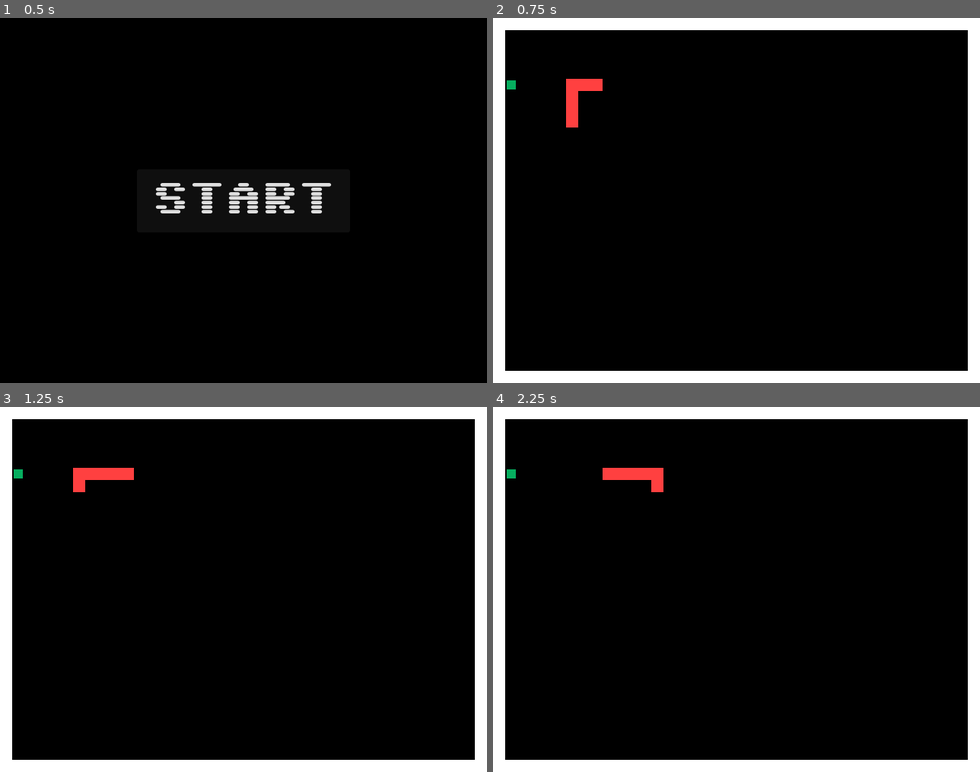
Above: before the commit, frames 1-4 (two rows, left to right).
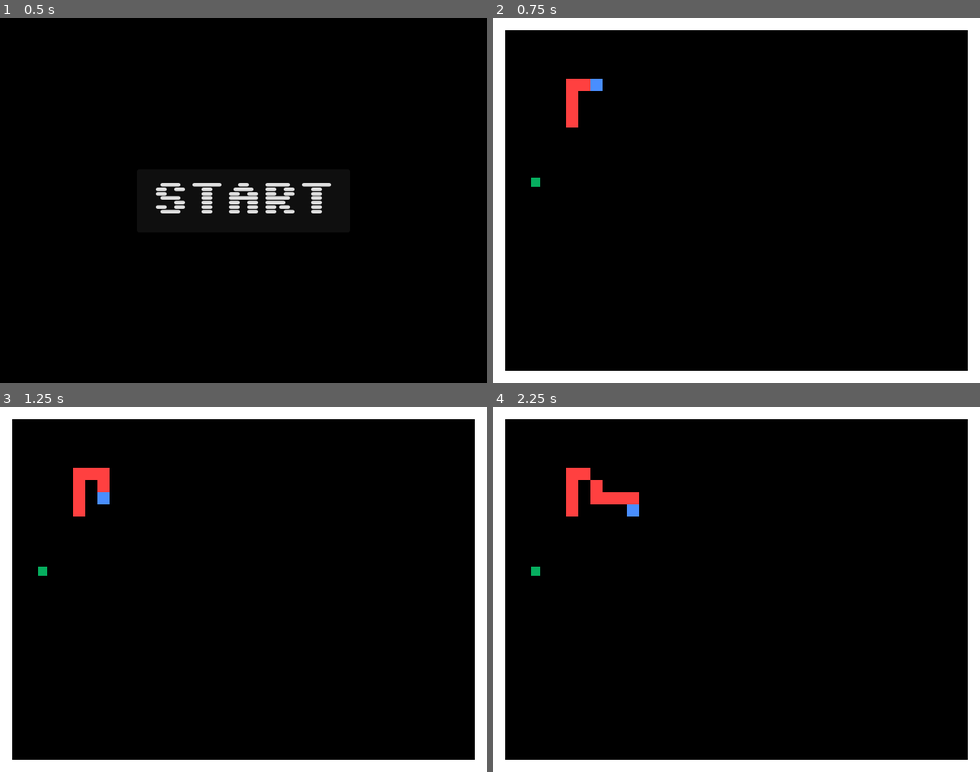
Above: after the commit, the same moments.

Repository: mkacik/godot-snek
Game: Godot game, scene res://scenes/main.tscn
The game is run twice, just before and just after one commit, with the same random seed, the same clock (stepped at 60 frames per second) and the same inputs.
Inputs:
- Up to frame 1 (0.5 s): no input
- Up to frame 2 (0.75 s): click "START" at 0.5 s
- Up to frame 3 (1.25 s): no input
- Up to frame 4 (2.25 s): hold Right (move_right) 1.28-2.03 s; hold Down (move_down) from 2.03 s (still down)

Frame 1 is identical in both runs. In frame 2, 0.2% of the frame differs, in the area x 2-23%, y 16-47%; in frame 3, 0.6%; in frame 4, 1.5%, in the area x 2-35%, y 16-47%.

Commit message:
Another halfway commit

Diff:
--- a/lib/common.gd
+++ b/lib/common.gd
@@ -1,4 +1,6 @@
 extends Node
+
+const MOVE_ANIMATION_SPEED = 100
 
 static func clamped(pos: Vector2, a: Vector2, b: Vector2) -> Vector2:
     var min_pos = Vector2.ZERO
--- a/scenes/level.gd
+++ b/scenes/level.gd
@@ -1,4 +1,6 @@
 extends Node2D
+
+signal game_over
 
 @export var wall_scene: PackedScene
 @export var tail_scene: PackedScene
@@ -8,39 +10,90 @@
 var grid_size: Vector2
 var cells: Cells
 
+# All relevant positions that need tracking, all expressed as grid cell.
+# Storing them in Level class allows for making moving child nodes cell-size
+# agnostic
+var next_direction
+
+var player_cell
+var player_target_cell
+var tail_end_cell
+var tail_end_target_cell
+var tail_segments = []
+
 func _ready() -> void:
     grid_size = get_viewport_rect().size / cell_size
     cells = Cells.new(grid_size)
 
-func add_wall(grid_cell: Vector2):
+func _process(delta: float):
+    if Input.is_action_pressed("move_right"):
+        if $Player.is_move_allowed(Vector2.RIGHT):
+            next_direction = Vector2.RIGHT
+    elif Input.is_action_pressed("move_left"):
+        if $Player.is_move_allowed(Vector2.LEFT):
+            next_direction = Vector2.LEFT
+    elif Input.is_action_pressed("move_down"):
+        if $Player.is_move_allowed(Vector2.DOWN):
+            next_direction = Vector2.DOWN
+    elif Input.is_action_pressed("move_up"):
+        if $Player.is_move_allowed(Vector2.UP):
+            next_direction = Vector2.UP
+
+func spawn_wall(cell: Vector2):
     var wall = wall_scene.instantiate()
-    wall.position = grid_cell * cell_size
+    wall.position = cell * cell_size
     add_child(wall)
-    cells.mark_occupied(grid_cell)
+    cells.mark_occupied(cell)
 
-func position_walls() -> void:
+func spawn_walls() -> void:
     for x in range(0, grid_size.x):
         # only top and bottom rows
         for y in [0, grid_size.y - 1]:
-            print(x, "-", y)
-            add_wall(Vector2(x, y))
+            spawn_wall(Vector2(x, y))
 
     # skipping first and last rows because they were covered by loop above
     for y in range(1, grid_size.y - 1):
         for x in [0, grid_size.x - 1]:
-            add_wall(Vector2(x, y))
+            spawn_wall(Vector2(x, y))
+
+func spawn_apple() -> void:
+    # no need to mark previous cell free: this function is only called on start
+    # and when apple is eaten. In latter case, that means snake head is now
+    # occupying the position
+    var cell = cells.get_random_free_cell()
+    $Apple.position = cell * cell_size
+    cells.mark_occupied(cell)
+
+func spawn_tail_segment(cell: Vector2):
+    var tail_segment = tail_scene.instantiate()
+    tail_segment.name = "TailBody" + str(tail_segments.size())
+    tail_segment.position = cell * cell_size
+    tail_segments.push_back(tail_segment)
+    add_child(tail_segment)
+    cells.mark_occupied(cell)
+
+func spawn_player(cell: Vector2):
+    player_cell = cell
+    $Player.start(cell * cell_size)
+    cells.mark_occupied(cell)
+
+func spawn_snake():
+    var cell = Vector2(8, 5)
+    spawn_player(cell)
+
+    for direction in [Vector2.LEFT, Vector2.LEFT, Vector2.DOWN, Vector2.DOWN, Vector2.DOWN]:
+        cell += direction
+        spawn_tail_segment(cell)
+
+    # finally, pick starting direction
+    next_direction = [Vector2.DOWN, Vector2.LEFT, Vector2.UP].pick_random()
 
 func start() -> void:
     cells.initialize()
-    position_walls()
+    spawn_snake()
+    spawn_walls()
     spawn_apple()
     show()
-
-func spawn_apple() -> void:
-    # for now just reposition the single Apple that is child of this scene.
-    var cell = cells.get_random_free_cell()
-    $Apple.position = cell * cell_size
-    cells.mark_occupied(cell)
 
 func mark_grid_cell_occupied(cell: Vector2) -> void:
     cells.mark_occupied(cell)
@@ -50,6 +103,24 @@
 
 func get_random_unoccupied_grid_cell() -> Vector2:
     return cells.get_random_free_cell()
+
+func tick() -> void:
+    player_target_cell = player_cell + next_direction
+    print(player_target_cell)
+    $Player.move(player_target_cell * cell_size)
+    cells.mark_occupied(player_target_cell)
+
+
+func _on_player_finished_moving() -> void:
+     player_cell = player_target_cell
+
+func _on_move_timer_timeout() -> void:
+    pass # Replace with function body.
+
+func _on_player_wall_hit() -> void:
+    # timer stop
+    hide()
+    game_over.emit()
 
 
 # This class is used to keep track of free cells to spawn the apples on. When
--- a/scenes/level.tscn
+++ b/scenes/level.tscn
@@ -1,11 +1,13 @@
-[gd_scene load_steps=5 format=3 uid="uid://02oxhj8djhwr"]
+[gd_scene load_steps=6 format=3 uid="uid://02oxhj8djhwr"]
 
 [ext_resource type="Script" path="res://scenes/level.gd" id="1_tjnu4"]
 [ext_resource type="PackedScene" uid="uid://kdaaygddkmlt" path="res://scenes/wall.tscn" id="2_arvb6"]
 [ext_resource type="PackedScene" uid="uid://b7xulcvavdwjv" path="res://scenes/apple.tscn" id="3_6tv26"]
 [ext_resource type="PackedScene" uid="uid://cy37563fghig2" path="res://scenes/tail.tscn" id="3_ki6ss"]
+[ext_resource type="PackedScene" uid="uid://crojdhwqcostg" path="res://scenes/player.tscn" id="3_rgire"]
 
 [node name="Level" type="Node2D"]
+visible = false
 script = ExtResource("1_tjnu4")
 wall_scene = ExtResource("2_arvb6")
 tail_scene = ExtResource("3_ki6ss")
@@ -13,3 +15,12 @@
 
 [node name="Apple" parent="." instance=ExtResource("3_6tv26")]
 visible = true
+
+[node name="Player" parent="." instance=ExtResource("3_rgire")]
+
+[node name="MoveTimer" type="Timer" parent="."]
+
+[connection signal="apple_eaten" from="Player" to="." method="spawn_apple"]
+[connection signal="finished_moving" from="Player" to="." method="_on_player_finished_moving"]
+[connection signal="wall_hit" from="Player" to="." method="_on_player_wall_hit"]
+[connection signal="timeout" from="MoveTimer" to="." method="_on_move_timer_timeout"]
--- a/scenes/main.gd
+++ b/scenes/main.gd
@@ -24,15 +24,13 @@
     $Level.start()
 
     var grid_position: Vector2 = Vector2(8, 5)
-    $Player.start(grid_position * cell_size)
-    $Level.mark_grid_cell_occupied(grid_position)
-
     for direction in [Vector2.LEFT, Vector2.LEFT, Vector2.DOWN, Vector2.DOWN, Vector2.DOWN]:
         grid_position = grid_position + direction
         add_tail_segment(grid_position)
         $Level.mark_grid_cell_occupied(grid_position)
 
     $TailEnd.start(grid_position * cell_size)
+
     previous_tail_position = grid_position
 
     $MoveTimer.start()
@@ -41,7 +39,6 @@
     $MoveTimer.stop()
 
     $Level.hide()
-    $Player.hide()
     $TailEnd.hide()
 
     tail_segments.clear()
@@ -50,10 +47,8 @@
     $HUD.show_game_over_message()
 
 func tick() -> void:
-    # TODO: when tail leaves a cell completely it should be marked
-    # as unoccupied
 
-    var player_grid_position = $Player.position / cell_size
+    var player_grid_position = $Level/Player.position / cell_size
 
     # pick the last tail segment
     # disable it's collisions so it does not interfere with the player
@@ -68,23 +63,18 @@
     segment_to_move.deferred_disable_collisions()
     segment_to_move.set_deferred("position", player_grid_position * cell_size)
 
-    $Player.call_deferred("move")
-
     previous_tail_position = $TailEnd.position / cell_size
     $TailEnd.move(new_tail_end_target_position)
 
-    # mark player's target position as occupied
-    var new_player_target_grid_position = $Player.target_position / cell_size
-    $Level.mark_grid_cell_occupied(new_player_target_grid_position)
-
 func free_up_previous_tail_position() -> void:
     # only if player is not moving into there in the meantime
-    var player_target_grid_position = $Player.target_position / cell_size
+    var player_target_grid_position = $Level/Player.target_position / cell_size
     if previous_tail_position != player_target_grid_position:
         $Level.mark_grid_cell_unoccupied(previous_tail_position)
 
 func _on_move_timer_timeout() -> void:
     tick()
+    $Level.tick()
 
 func apple_eaten() -> void:
     add_tail_segment(tail_segments[-1].position / cell_size)
--- a/scenes/main.tscn
+++ b/scenes/main.tscn
@@ -1,6 +1,5 @@
-[gd_scene load_steps=7 format=3 uid="uid://ci0v6bd3v8irk"]
+[gd_scene load_steps=6 format=3 uid="uid://ci0v6bd3v8irk"]
 
-[ext_resource type="PackedScene" uid="uid://crojdhwqcostg" path="res://scenes/player.tscn" id="1_e3l1q"]
 [ext_resource type="Script" path="res://scenes/main.gd" id="1_pmvye"]
 [ext_resource type="PackedScene" uid="uid://cy37563fghig2" path="res://scenes/tail.tscn" id="2_u8psf"]
 [ext_resource type="PackedScene" uid="uid://bvrxvn86aje38" path="res://scenes/tail_end.tscn" id="3_tr712"]
@@ -11,9 +10,6 @@
 script = ExtResource("1_pmvye")
 tail_scene = ExtResource("2_u8psf")
 
-[node name="MoveTimer" type="Timer" parent="."]
-wait_time = 0.25
-
 [node name="Background" type="ColorRect" parent="."]
 anchors_preset = 15
 anchor_right = 1.0
@@ -22,20 +18,16 @@
 grow_vertical = 2
 color = Color(0, 0, 0, 1)
 
+[node name="MoveTimer" type="Timer" parent="."]
+wait_time = 0.25
+
 [node name="TailEnd" parent="." instance=ExtResource("3_tr712")]
 visible = false
-move_animation_speed = 100
-
-[node name="Player" parent="." instance=ExtResource("1_e3l1q")]
-move_animation_speed = 100
 
 [node name="Level" parent="." instance=ExtResource("4_0euvk")]
-visible = false
 
 [node name="HUD" parent="." instance=ExtResource("3_uv6ks")]
 
 [connection signal="timeout" from="MoveTimer" to="." method="_on_move_timer_timeout"]
 [connection signal="tail_left_previous_cell" from="TailEnd" to="." method="free_up_previous_tail_position"]
-[connection signal="apple_eaten" from="Player" to="." method="apple_eaten"]
-[connection signal="game_over" from="Player" to="." method="game_over"]
 [connection signal="start_game" from="HUD" to="." method="new_game"]
--- a/scenes/player.gd
+++ b/scenes/player.gd
@@ -2,57 +2,43 @@
 
 const Common = preload("res://lib/common.gd")
 
-signal game_over
+signal wall_hit
 signal apple_eaten
+signal finished_moving
 
-@export var cell_size: int = 16
-@export var move_animation_speed: int = 200
+@export var move_animation_speed: int = 100
 
 var direction: Vector2
-var next_direction: Vector2
 var target_position: Vector2
+
+func _ready():
+    pass
+
+func _process(delta: float):
+    if position == target_position:
+        return
+
+    var velocity = direction * Common.MOVE_ANIMATION_SPEED
+    # enforce new position to be between current and target position
+    position = Common.clamped(position + velocity * delta, position, target_position)
+    if position == target_position:
+        finished_moving.emit()
 
 func start(new_position: Vector2):
     position = new_position
     target_position = new_position
+    direction = Vector2.ZERO
+    $CollisionShape2D.set_deferred("disabled", false)
 
-    direction = Vector2.ZERO
-    next_direction = Vector2.RIGHT
-    $CollisionShape2D.set_deferred("disabled", false)
-    show()
-
-func _ready():
-    hide()
-
-func _process(delta: float):
-    if Input.is_action_pressed("move_right"):
-        if move_allowed(Vector2.RIGHT):
-            next_direction = Vector2.RIGHT
-    elif Input.is_action_pressed("move_left"):
-        if move_allowed(Vector2.LEFT):
-            next_direction = Vector2.LEFT
-    elif Input.is_action_pressed("move_down"):
-        if move_allowed(Vector2.DOWN):
-            next_direction = Vector2.DOWN
-    elif Input.is_action_pressed("move_up"):
-        if move_allowed(Vector2.UP):
-            next_direction = Vector2.UP
-
-    if position != target_position:
-        var previous_position = position
-        var velocity = direction * move_animation_speed
-        # enforce new position to be between current and target position
-        position = Common.clamped(position + velocity * delta, previous_position, target_position)
-
-func move_allowed(maybe_next_direction) -> bool:
+func is_move_allowed(maybe_next_direction) -> bool:
     return (direction + maybe_next_direction) != Vector2.ZERO
 
-func move() -> void:
-    direction = next_direction
-    target_position = position + direction * cell_size;
+func move(new_position: Vector2) -> void:
+    direction = (new_position - position).normalized()
+    target_position = new_position
 
 func _on_body_entered(body: Node2D) -> void:
     if (body.name == "Apple"):
         apple_eaten.emit()
     else:
-        game_over.emit()
+        wall_hit.emit()
--- a/scenes/player.tscn
+++ b/scenes/player.tscn
@@ -6,7 +6,6 @@
 size = Vector2(16, 16)
 
 [node name="Player" type="Area2D"]
-visible = false
 script = ExtResource("1_7k03j")
 metadata/_edit_group_ = true
 
@@ -19,6 +18,6 @@
 [node name="ColorRect" type="ColorRect" parent="."]
 offset_right = 16.0
 offset_bottom = 16.0
-color = Color(1, 0.25098, 0.25098, 1)
+color = Color(0.287868, 0.558448, 1, 1)
 
 [connection signal="body_entered" from="." to="." method="_on_body_entered"]
--- a/scenes/tail_end.gd
+++ b/scenes/tail_end.gd
@@ -1,8 +1,6 @@
 extends AnimatableBody2D
 
 const Common = preload("res://lib/common.gd")
-
-@export var move_animation_speed: int = 200
 
 signal tail_left_previous_cell
 
@@ -14,13 +12,12 @@
 
 func _process(delta: float) -> void:
     if position != target_position:
-        var velocity = direction * move_animation_speed
+        var velocity = direction * Common.MOVE_ANIMATION_SPEED
         # enforce new position to be between current and target position
         position = Common.clamped(position + velocity * delta, position, target_position)
     elif direction != Vector2.ZERO:
-        # snake finished moving to new cell, so previous cell can be cleared
+        direction = Vector2.ZERO
         tail_left_previous_cell.emit()
-        direction = Vector2.ZERO
 
 func move(new_target_position: Vector2) -> void:
     direction = (new_target_position - target_position).normalized()
